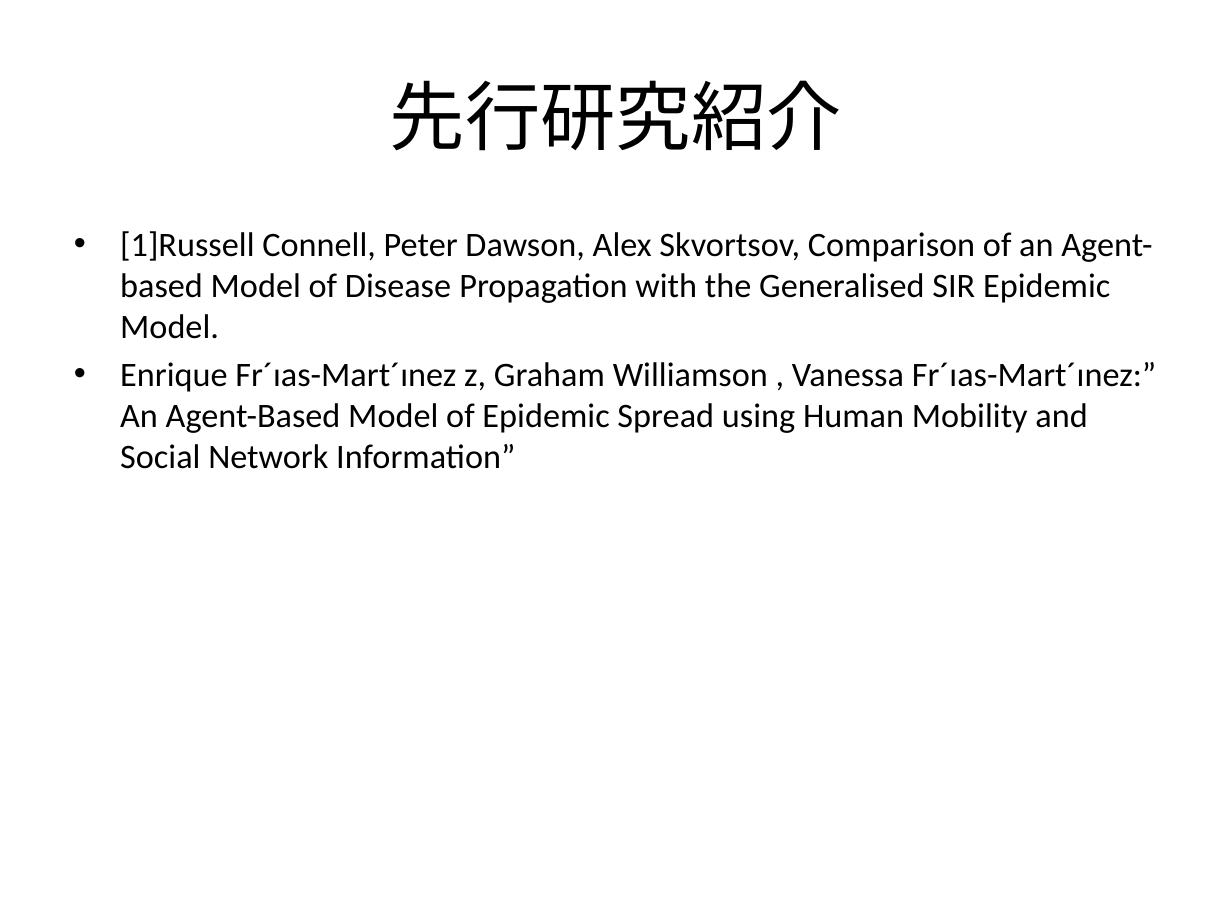
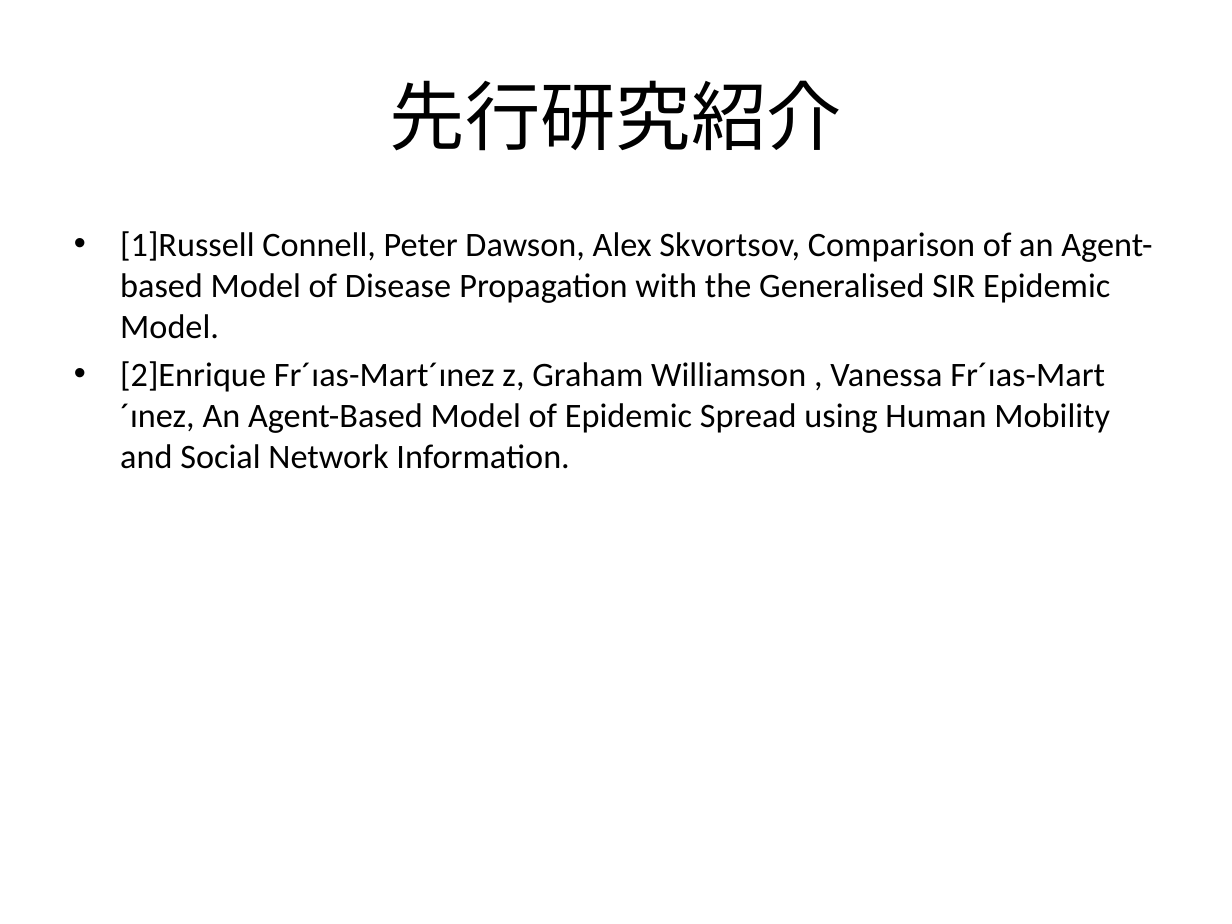
Before and after one commit to nkud/Research-BB, a slide deck: slide 4 of PPT/卒業研究_mac.pptx. Drawn at 1232x924 pixels with LibreOffice and Linux fonts; fonts in the diff are those of the drawing. Boxes give left, top, right and bottom in pixels: in the first picture for what was removed or moved away, otherwise in the second. Text is boxed around its words. In the diff, an @@ line names an element or a change of style, - is before the commit and + after.

```diff
--- a/PPT/卒業研究_mac.pptx
+++ b/PPT/卒業研究_mac.pptx
@@ text at <box>120,361,1110,469</box>: text changed @@
-• Enrique Fr´ıas-Mart´ınez z, Graham Williamson , Vanessa Fr´ıas-Mart´ınez:” An Agent-Based Model of Epidemic Spread using Human Mobility and Social Network Information”
+• [2]Enrique Fr´ıas-Mart´ınez z, Graham Williamson , Vanessa Fr´ıas-Mart´ınez, An Agent-Based Model of Epidemic Spread using Human Mobility and Social Network Information.
```
